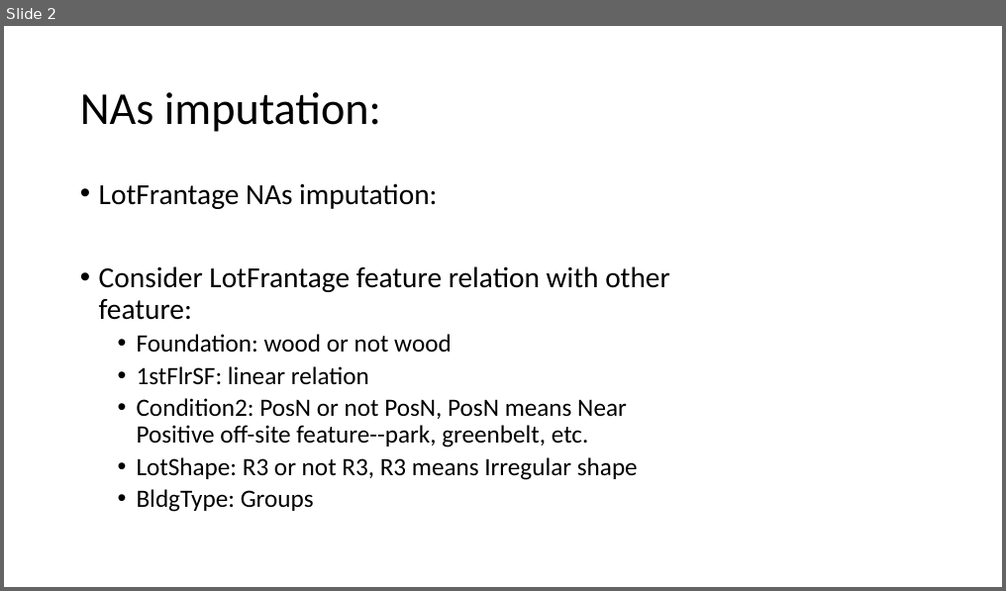
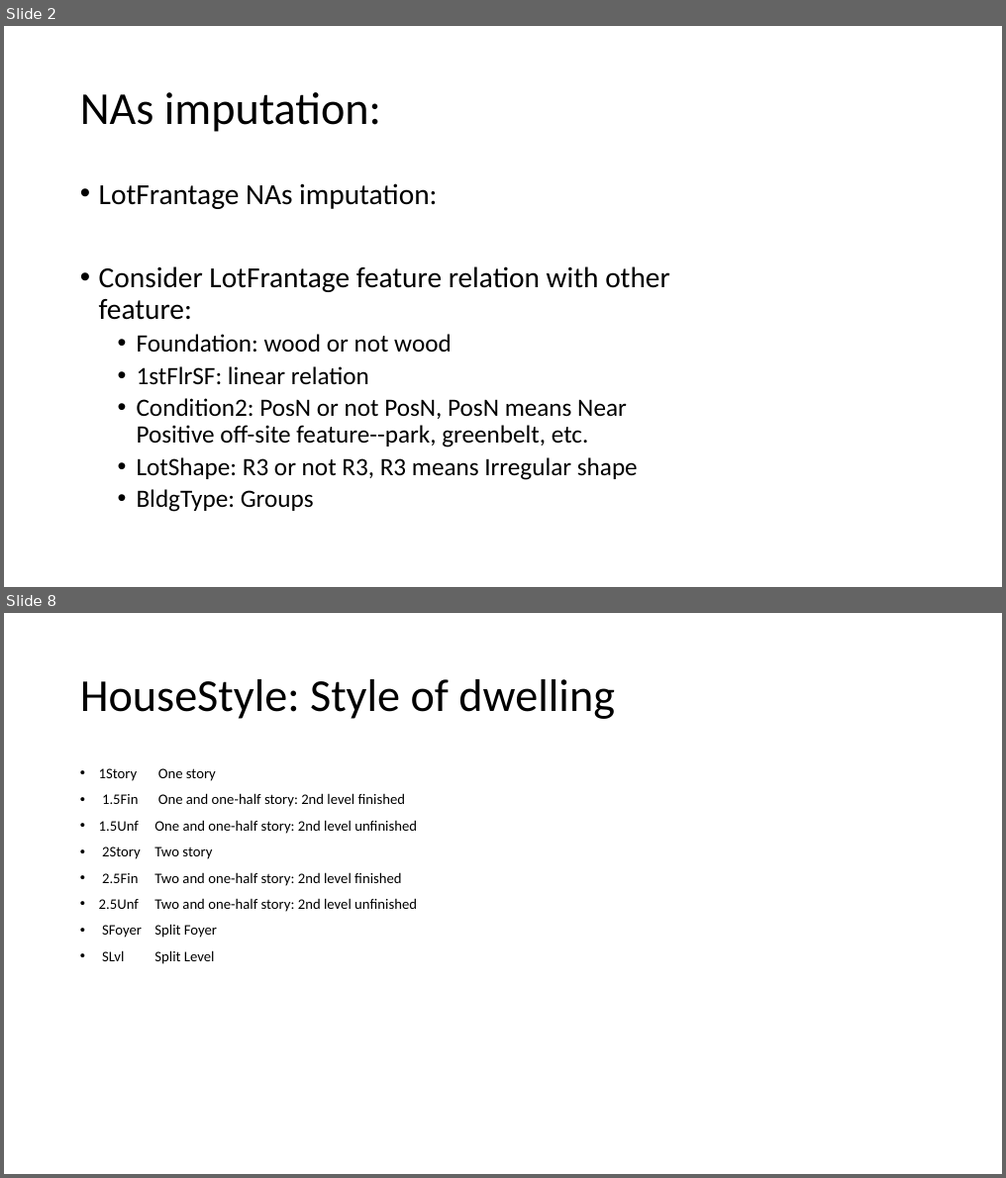
Before and after one commit to joshualee791204/Octopus, a slide deck: Presentation_record.pptx. Shown one above the other, each under a label of ours: slide 2 before the commit, slides 2 and 8 after it; the slides between them are not shown. The pictures are 1006x591 and 1006x1178 pixels, drawn with LibreOffice and Linux fonts; fonts in the diff are those of the drawing. Boxes give left, top, right and bottom in pixels: in the first picture for what was removed or moved away, otherwise in the second. Text is boxed around its words. In the diff, an @@ line names an element or a change of style, - is before the commit and + after.

```diff
--- a/Presentation_record.pptx
+++ b/Presentation_record.pptx
@@ slide 8 added at [4,613,1002,1174], background #FFFFFF @@
@@ title added at [80,679,615,719], 44 pt, text #000000 @@
+HouseStyle: Style of dwelling
@@ text added at [99,768,417,964], 14 pt, text #000000 @@
+• 1Story One story
+• 1.5Fin One and one-half story: 2nd level finished
+• 1.5Unf One and one-half story: 2nd level unfinished
+• 2Story Two story
+• 2.5Fin Two and one-half story: 2nd level finished
+• 2.5Unf Two and one-half story: 2nd level unfinished
+• SFoyer Split Foyer
+• SLvl Split Level
```
Also in this commit, not shown: 5 other slides added, 5 other files.
